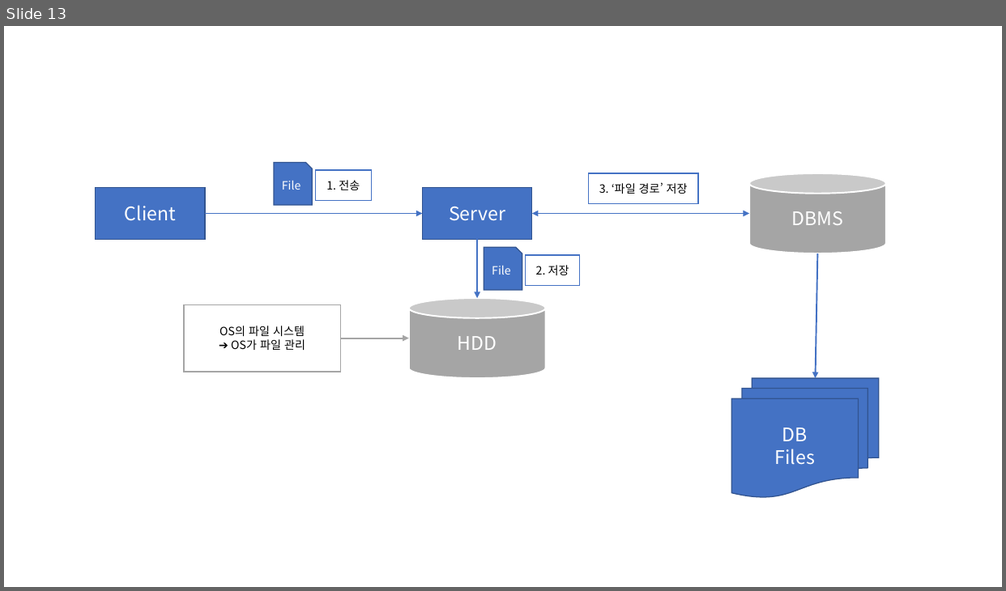
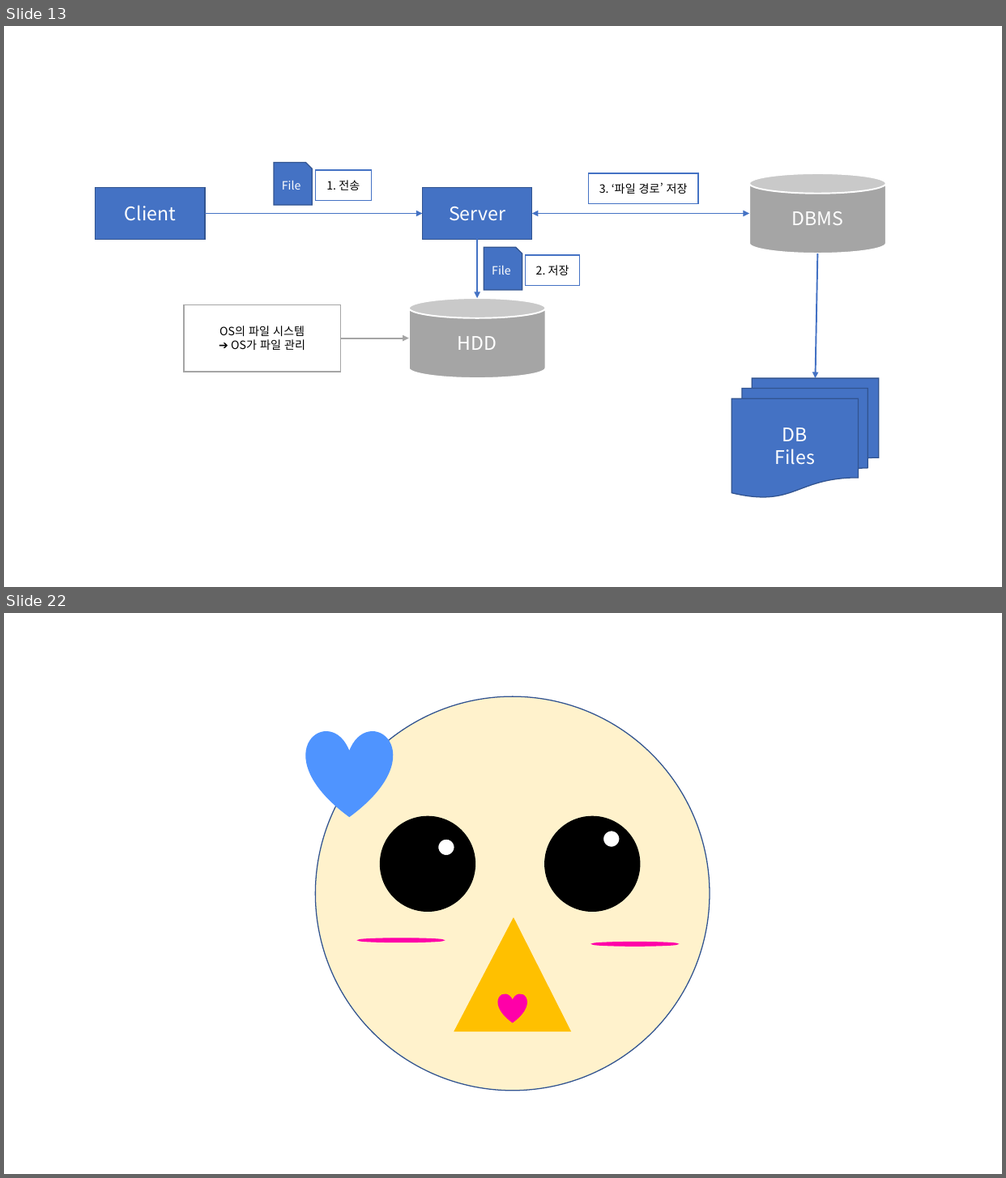
Before and after one commit to Dingadung/2022-study-workspace, a slide deck: study-note/데이터베이스/2022-08-31 내용정리.pptx. Shown one above the other, each under a label of ours: slide 13 before the commit, slides 13 and 22 after it; the slides between them are not shown. The pictures are 1006x591 and 1006x1178 pixels, drawn with LibreOffice and Linux fonts; fonts in the diff are those of the drawing. Boxes give left, top, right and bottom in pixels: in the first picture for what was removed or moved away, otherwise in the second. Text is boxed around its words. In the diff, an @@ line names an element or a change of style, - is before the commit and + after.

```diff
--- a/study-note/데이터베이스/2022-08-31 내용정리.pptx
+++ b/study-note/데이터베이스/2022-08-31 내용정리.pptx
@@ slide 22 added at [4,613,1002,1174], background #FFFFFF @@
@@ ellipse added at [315,697,710,1092], fill #FFF2CC, outline #325491 1 pt @@
@@ heart added at [306,730,393,816], fill #4F94FF, outline #4F94FF 1 pt @@
@@ ellipse added at [381,816,475,912], fill #000000, outline #000000 1 pt @@
@@ ellipse added at [545,816,641,912], fill #000000, outline #000000 1 pt @@
@@ ellipse added at [603,831,620,847], fill #FFFFFF, outline #000000 1 pt @@
@@ ellipse added at [438,839,454,855], fill #FFFFFF, outline #000000 1 pt @@
@@ triangle added at [454,918,571,1032], fill #FFC000, outline #FFC000 1 pt @@
@@ ellipse added at [358,939,444,943], fill #FF00A8, outline #FF00A8 1 pt @@
@@ ellipse added at [592,943,678,946], fill #FF00A8, outline #FF00A8 1 pt @@
@@ heart added at [498,994,526,1023], fill #FF00A8, outline #FF00A8 1 pt @@
```
Also in this commit, not shown: 8 other slides added, 8 slides removed, 4 other files.
